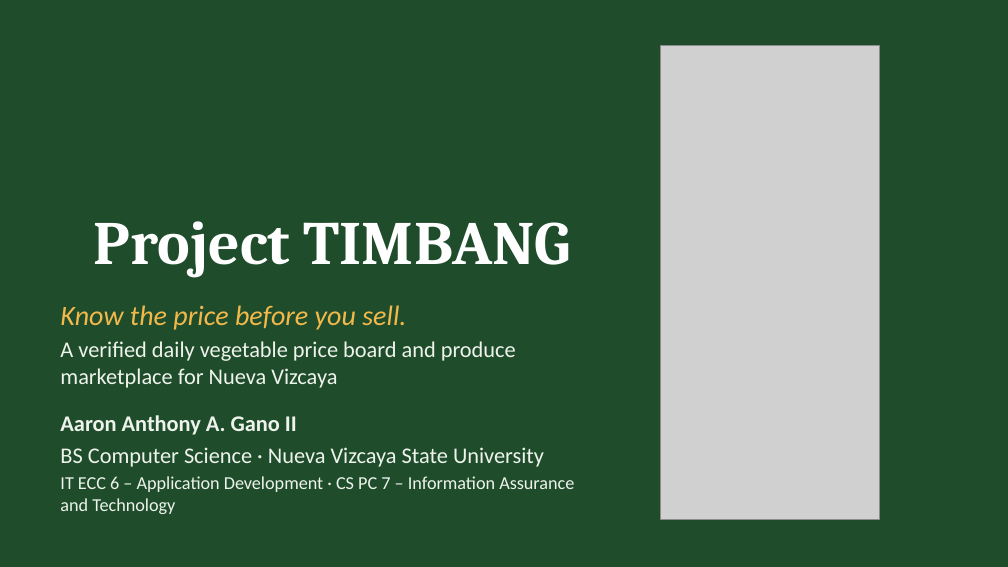
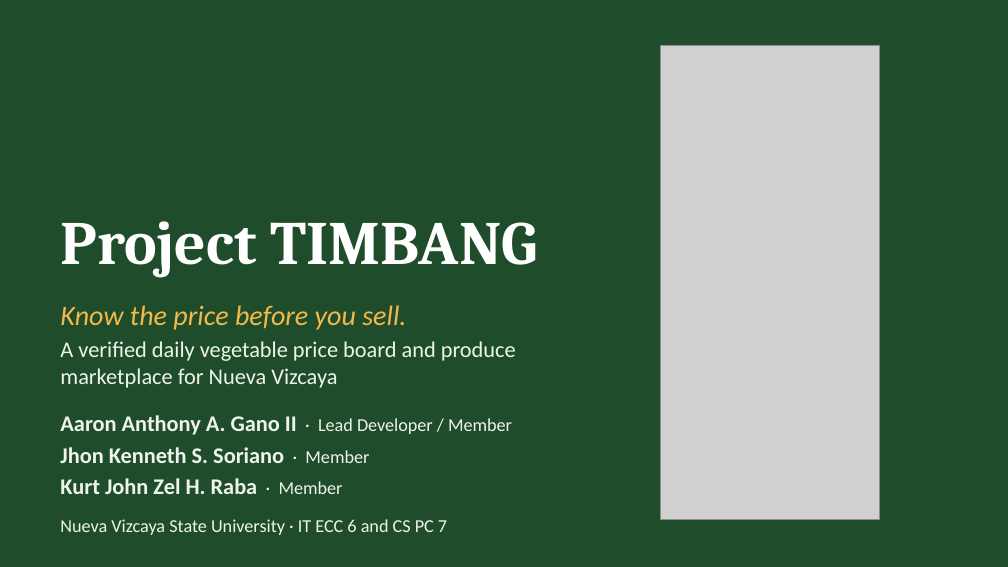
Before and after one commit to MysteriousAlarm/Timbang, a slide deck: slide 1 of docs/submission/TIMBANG-Presentation.pptx. Drawn at 1008x567 pixels with LibreOffice and Linux fonts; fonts in the diff are those of the drawing; grey boxes stand for pictures. Boxes give left, top, right and bottom in pixels: in the first picture for what was removed or moved away, otherwise in the second. Text is boxed around its words. In the diff, an @@ line names an element or a change of style, - is before the commit and + after.

```diff
--- a/docs/submission/TIMBANG-Presentation.pptx
+++ b/docs/submission/TIMBANG-Presentation.pptx
@@ title "Project TIMBANG" at [60,221,537,278]: alignment centre to left @@
@@ text at [60,415,512,535]: text changed @@
-Aaron Anthony A. Gano II
-BS Computer Science · Nueva Vizcaya State University
-IT ECC 6 – Application Development · CS PC 7 – Information Assurance and Technology
+Aaron Anthony A. Gano II · Lead Developer / Member
+Jhon Kenneth S. Soriano · Member
+Kurt John Zel H. Raba · Member
+Nueva Vizcaya State University · IT ECC 6 and CS PC 7
```
Also in this commit, not shown: 1 other slide changed, 5 other files.
